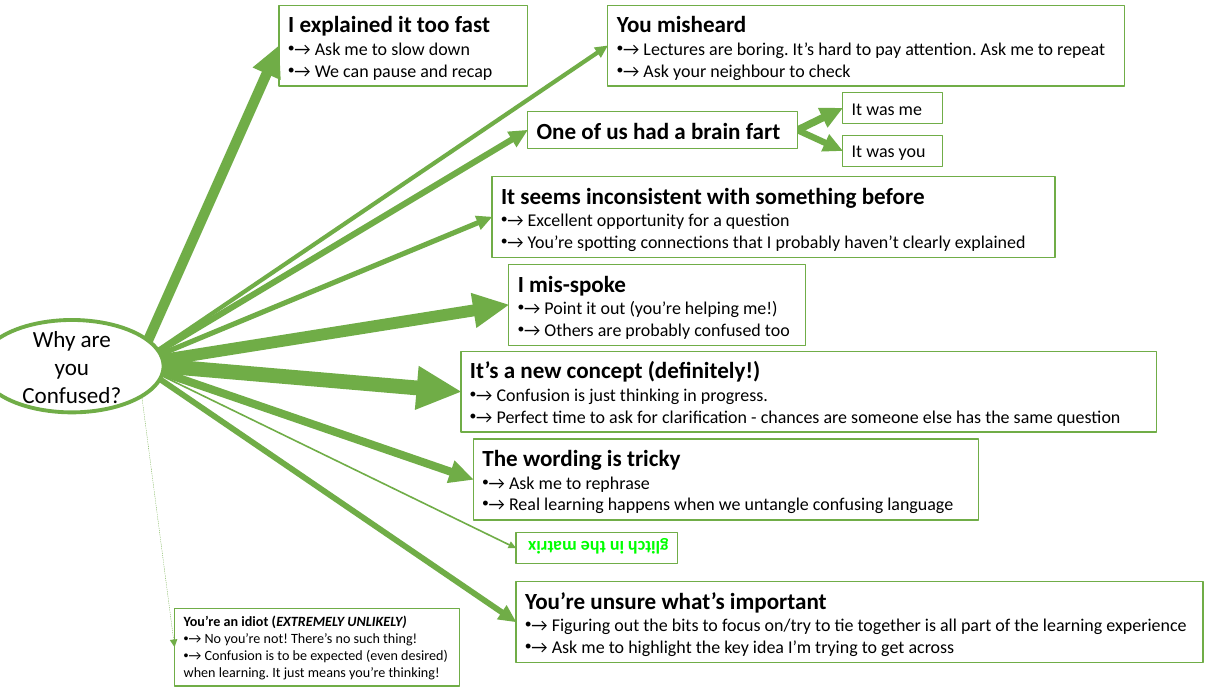
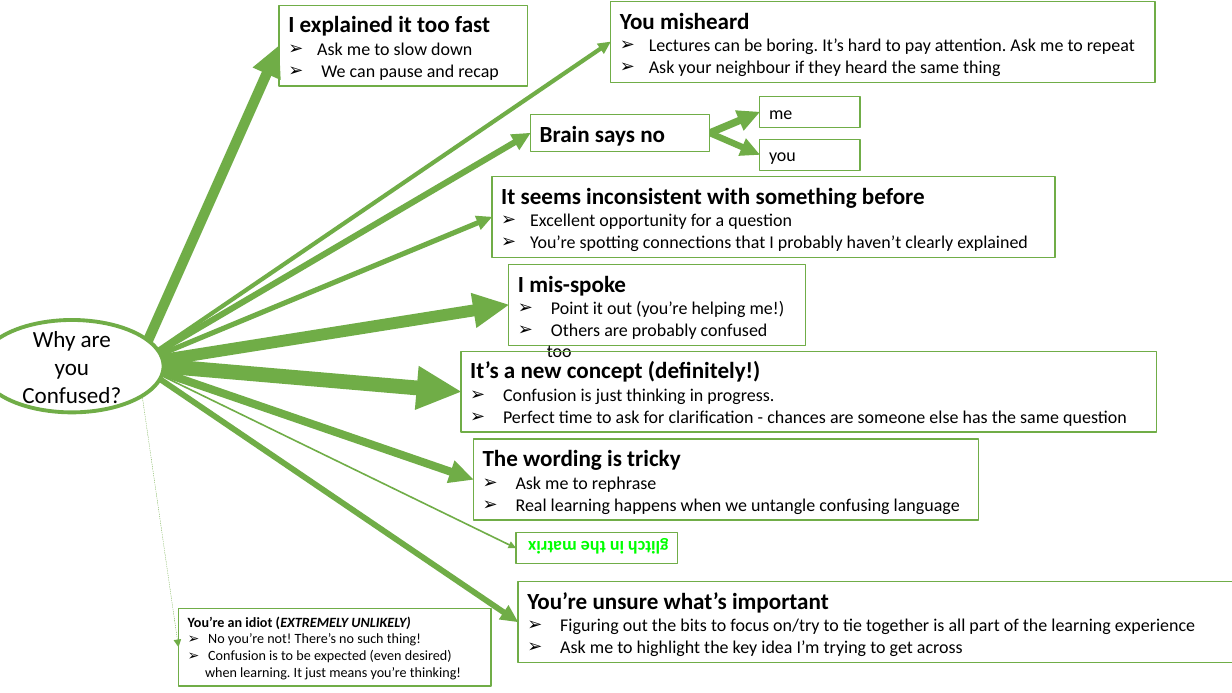
Before and after one commit to uoepsy/dapr3, a slide deck: slide 1 of dapr3_lectures/dapr3_lmer_lec/img_sandbox/confusion.pptx. Drawn at 1232x693 pixels with LibreOffice and Linux fonts; fonts in the diff are those of the drawing. Boxes give left, top, right and bottom in pixels: in the first picture for what was removed or moved away, otherwise in the second. Text is boxed around its words. In the diff, an @@ line names an element or a change of style, - is before the commit and + after.

```diff
--- a/dapr3_lectures/dapr3_lmer_lec/img_sandbox/confusion.pptx
+++ b/dapr3_lectures/dapr3_lmer_lec/img_sandbox/confusion.pptx
@@ rectangle "You misheard": place and size @@
-rectangle "You misheard" at <box>608,6,1126,87</box>
+rectangle "You misheard" at <box>611,1,1155,82</box>
@@ arrow moved from (138, 364) - (608, 45) to (138, 364) - (611, 42) @@
@@ text in rectangle at <box>317,42,499,80</box>: text changed @@
-• → Ask me to slow down
-• → We can pause and recap
+➢ Ask me to slow down
+➢ We can pause and recap
@@ text in rectangle at <box>649,38,1135,76</box>: text changed @@
-• → Lectures are boring. It’s hard to pay attention. Ask me to repeat
-• → Ask your neighbour to check
+➢ Lectures can be boring. It’s hard to pay attention. Ask me to repeat
+➢ Ask your neighbour if they heard the same thing
@@ rectangle "Brain says no": place and size @@
-rectangle "Brain says no" at <box>528,112,798,149</box>
+rectangle "Brain says no" at <box>531,115,710,152</box>
@@ arrow moved from (798, 130) - (843, 108) to (710, 133) - (760, 112) @@
@@ rectangle "me": place and size @@
-rectangle "me" at <box>843,92,943,124</box>
+rectangle "me" at <box>760,96,860,128</box>
@@ text in rectangle at <box>769,110,792,119</box>: text changed @@
-It was me
+me
@@ text in rectangle at <box>540,126,665,146</box>: text changed @@
-One of us had a brain fart
+Brain says no
@@ arrow moved from (798, 130) - (843, 151) to (710, 133) - (760, 154) @@
@@ rectangle "you": place and size @@
-rectangle "you" at <box>843,135,943,166</box>
+rectangle "you" at <box>760,140,860,171</box>
@@ text in rectangle at <box>769,152,796,164</box>: text changed @@
-It was you
+you
@@ text in rectangle at <box>530,213,1028,251</box>: text changed @@
-• → Excellent opportunity for a question
-• → You’re spotting connections that I probably haven’t clearly explained
+➢ Excellent opportunity for a question
+➢ You’re spotting connections that I probably haven’t clearly explained
@@ text in rectangle at <box>547,301,785,357</box>: text changed @@
-• → Point it out (you’re helping me!)
-• → Others are probably confused too
+➢ Point it out (you’re helping me!)
+➢ Others are probably confused too
@@ arrow moved from (138, 364) - (175, 647) to (138, 364) - (178, 647) @@
@@ text in rectangle at <box>503,388,1127,426</box>: text changed @@
-• → Confusion is just thinking in progress.
-• → Perfect time to ask for clarification - chances are someone else has the same question
+➢ Confusion is just thinking in progress.
+➢ Perfect time to ask for clarification - chances are someone else has the same question
@@ text in rectangle at <box>516,476,960,514</box>: text changed @@
-• → Ask me to rephrase
-• → Real learning happens when we untangle confusing language
+➢ Ask me to rephrase
+➢ Real learning happens when we untangle confusing language
@@ rectangle "You’re unsure what’s important": place and size @@
-rectangle "You’re unsure what’s important" at <box>517,581,1203,663</box>
+rectangle "You’re unsure what’s important" at <box>518,581,1232,663</box>
@@ rectangle "You’re an idiot (EXTREMELY UNLIKELY)": place and size @@
-rectangle "You’re an idiot (EXTREMELY UNLIKELY)" at <box>175,608,460,686</box>
+rectangle "You’re an idiot (EXTREMELY UNLIKELY)" at <box>178,608,491,686</box>
@@ text in rectangle at <box>560,618,1195,656</box>: text changed @@
-• → Figuring out the bits to focus on/try to tie together is all part of the learning experience
-• → Ask me to highlight the key idea I’m trying to get across
+➢ Figuring out the bits to focus on/try to tie together is all part of the learning experience
+➢ Ask me to highlight the key idea I’m trying to get across
@@ text in rectangle at <box>205,633,461,680</box>: text changed @@
-• → No you’re not! There’s no such thing!
-• → Confusion is to be expected (even desired) when learning. It just means you’re thinking!
+➢ No you’re not! There’s no such thing!
+➢ Confusion is to be expected (even desired) when learning. It just means you’re thinking!
```
Also in this commit, not shown: 37 other files.
